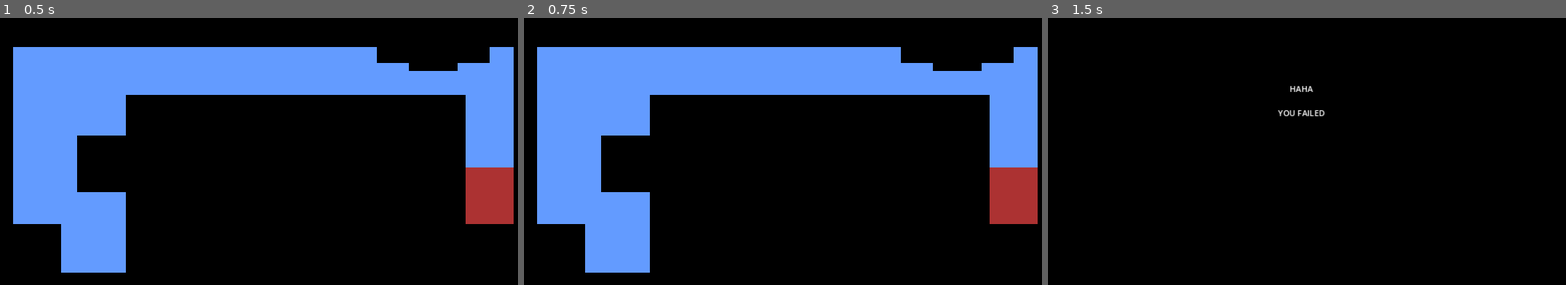
Above: before the commit, frames 1-3 (left to right).
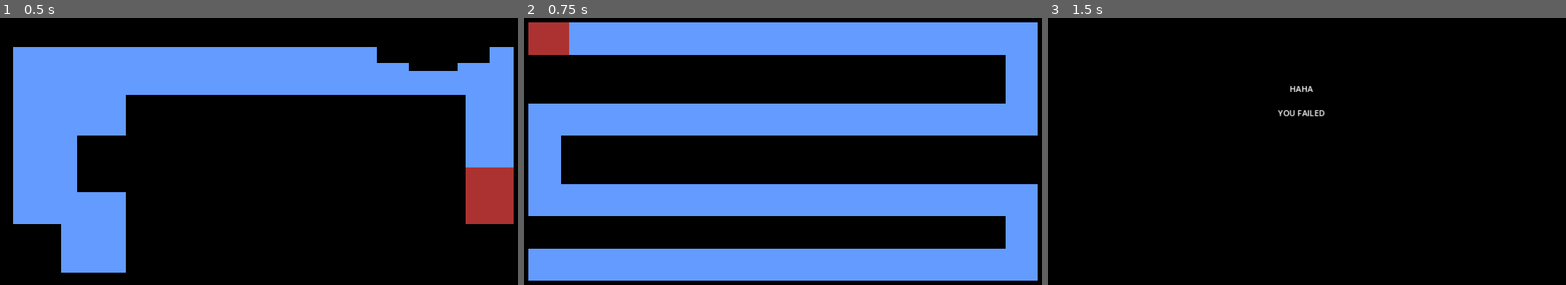
Above: after the commit, the same moments.

Repository: kirby-b/Mouse-Maze-Godot
Game: Godot game, scene res://scenes/lvl_1.tscn
Two runs of this game, one before a commit and one after it. Both use one fixed random seed, a clock stepped at 60 frames per second and the inputs below. The engine's default icon, where the game draws it, is replaced by a stand-in: a white triangle on a blue panel in a dark square.
Inputs (mouse positions are in pixels of both pictures, inside the frame that each line leads up to):
- Up to frame 1 (0.5 s): no input
- Up to frame 2 (0.75 s): tap Enter at 0.5 s; move the mouse to (1016, 196) at 0.52 s
- Up to frame 3 (1.5 s): tap Space at 1.25 s; move the mouse to (1193, 170) at 1.27 s

Frame 1 is identical in both runs. In frame 2, 58% of the frame differs, in the area x 0-100%, y 1-99%; in frame 3, nothing differs.

Commit message:
Game works now
All I need now is a continue/retry button and some images for cute scare and real scare. I will as well need a main menu to choose mode and start the game

Diff:
--- a/scripts/next_level.gd
+++ b/scripts/next_level.gd
@@ -3,11 +3,10 @@
 # Gets a .tscn export
 @export_file("*.tscn") var NEXT_LVL: String
 
-# Called when the node enters the scene tree for the first time.
 func _ready():
-	pass # Replace with function body.
+	Events.connect("player_win", Callable(self, "_on_player_win"))
 
 
-# Called every frame. 'delta' is the elapsed time since the previous frame.
-func _process(delta):
-	pass
+
+func _on_player_win():
+	get_tree().change_scene_to_file(NEXT_LVL) # Changes to next level
